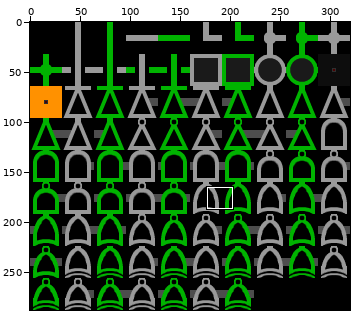
File history of a sprite sheet, resources/texturePackNoGrid.png. The first picture is a wide view before the edit; the outline marks the close-up.
Close-up. Old version:
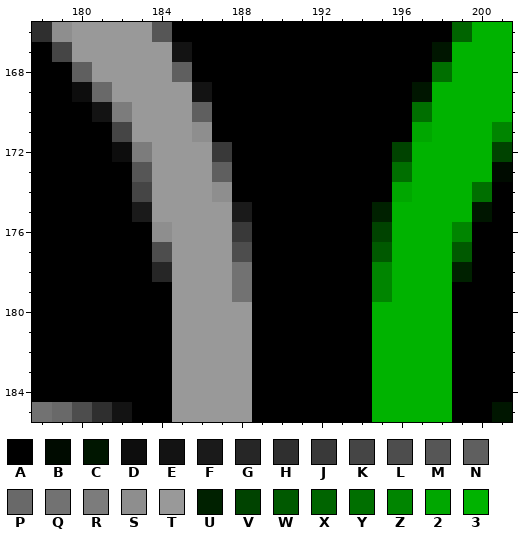
The file is 320x288 pixels. Colours within 5 levels of each other are drawn and written as one. Shown: x 178..201, y 166..185. The commit also changed other parts of the picture, which this record leaves out.
Palette (. is transparent): A #000000  B #000b00  C #001600  D #0d0d0d  E #131313  F #1a1a1a  G #262626  H #2f2f2f  J #393939  K #454545  L #4d4d4d  M #565656  N #5f5f5f  P #696969  Q #727272  R #7c7c7c  S #8e8e8e  T #999999  U #002100  V #004300  W #005900  X #006400  Y #006f00  Z #008500  2 #00a700  3 #00b300
Pixels before, first column x 178:
166 HSTTTTMAAAAAAAAAAAAAAX33
167 AKTTTTTEAAAAAAAAAAAAC333
168 AANTTTTNAAAAAAAAAAAAY333
169 AADPTTTTEAAAAAAAAAAC3333
170 AAAERTTTNAAAAAAAAAAY3333
171 AAAAKTTTSAAAAAAAAAA2333Z
172 AAAADRTTTJAAAAAAAAV3333V
173 AAAAAMTTTNAAAAAAAAY3333B
174 AAAAAKTTTSAAAAAAAA2333YA
175 AAAAAFTTTTFAAAAAAU3333CA
176 AAAAAASTTTJAAAAAAV333ZAA
177 AAAAAALTTTLAAAAAAW333WAA
178 AAAAAAGTTTQAAAAAAZ333UAA
179 AAAAAAATTTQAAAAAAZ333AAA
180 AAAAAAATTTTAAAAAA3333AAA
181 AAAAAAATTTTAAAAAA3333AAA
182 AAAAAAATTTTAAAAAA3333AAA
183 AAAAAAATTTTAAAAAA3333AAA
184 AAAAAAATTTTAAAAAA3333AAA
185 QPLHEAATTTTAAAAAA3333AAC
The result:
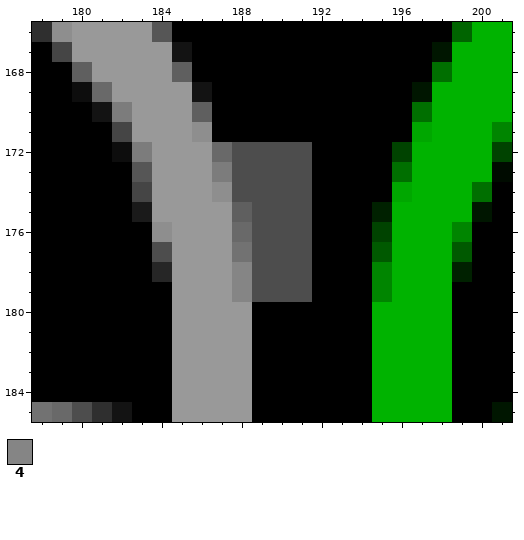
Colours new in this view: 4 #858585
The exact change:
The author changed colour Q to colour 4 in rows 178 to 179 at x 188.
The author changed colour A to colour L in rows 172 to 174 at x 188 to 191; in rows 175 to 179 at x 189 to 191.
The author changed colour F to colour N in row 175 at x 188.
The author changed colour J to colour P in row 172 at x 187; in row 176 at x 188.
The author changed colour L to colour Q in row 177 at x 188.
The author changed colour N to colour R in row 173 at x 187.
Pixel boxes of the changes (left, top, right, bottom) in both close-ups:
changed: (212, 142, 312, 302)
